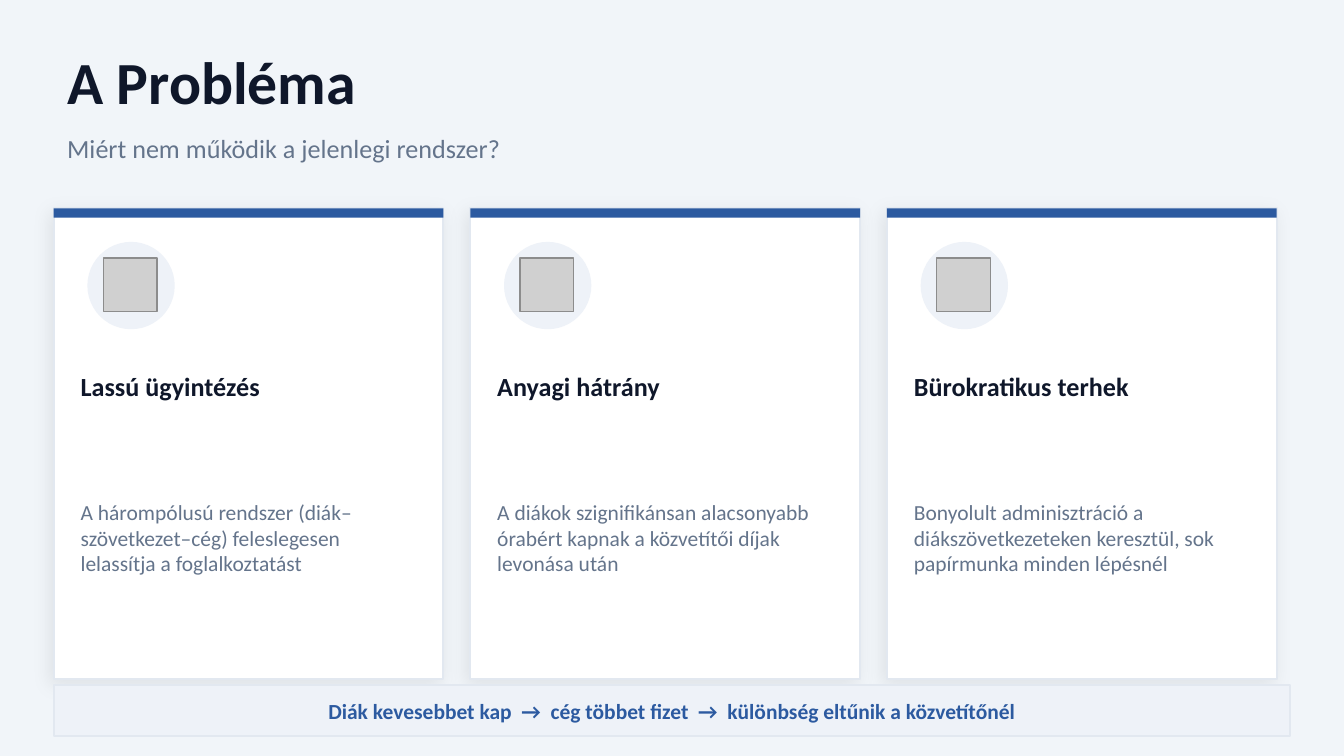
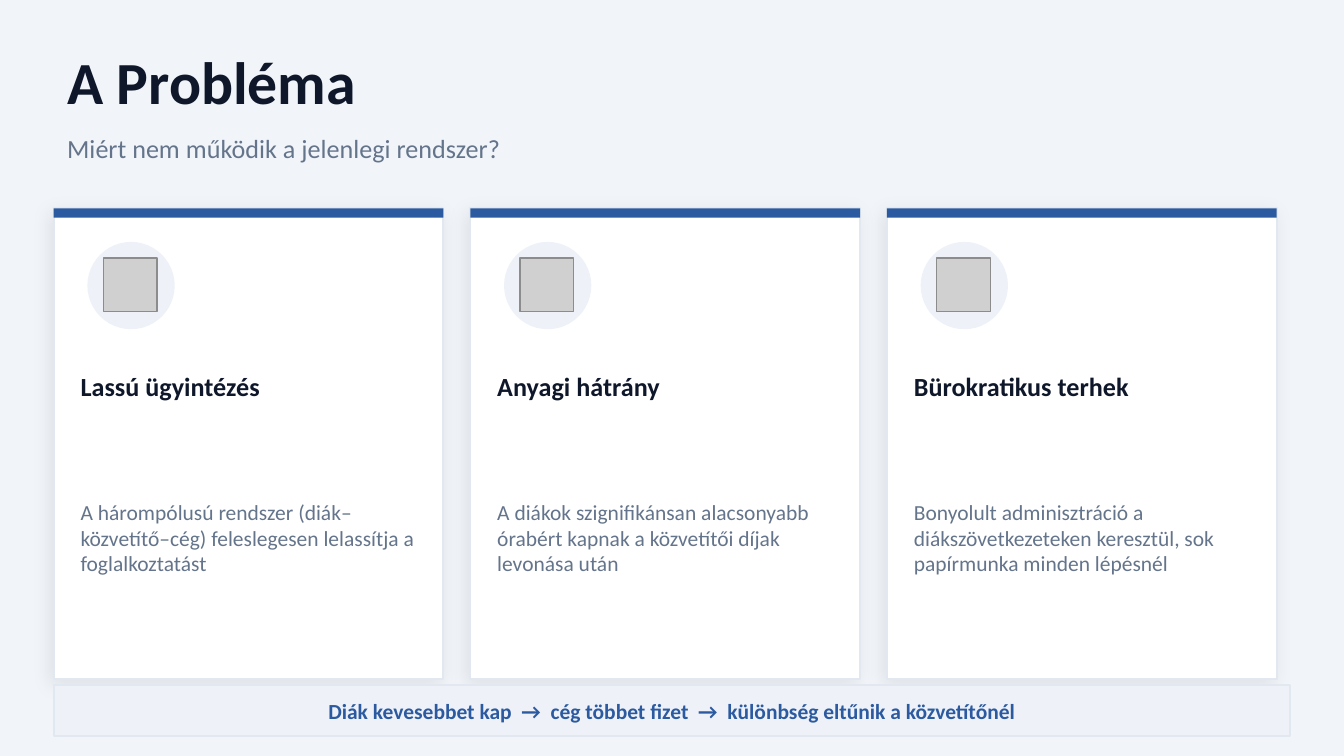
Before and after one commit to DomonkosTech/Orion, a slide deck: slide 2 of docs/Orion_Prezentacio.pptx. Drawn at 1344x756 pixels with LibreOffice and Linux fonts; fonts in the diff are those of the drawing; grey boxes stand for pictures. Boxes give left, top, right and bottom in pixels: in the first picture for what was removed or moved away, otherwise in the second. Text is boxed around its words. In the diff, an @@ line names an element or a change of style, - is before the commit and + after.

```diff
--- a/docs/Orion_Prezentacio.pptx
+++ b/docs/Orion_Prezentacio.pptx
@@ text at box(81, 504, 414, 575): text changed @@
-A hárompólusú rendszer (diák–szövetkezet–cég) feleslegesen lelassítja a foglalkoztatást
+A hárompólusú rendszer (diák–közvetítő–cég) feleslegesen lelassítja a foglalkoztatást
```
Also in this commit, not shown: 11 other slides changed, 5 slides added, 1 other file.
